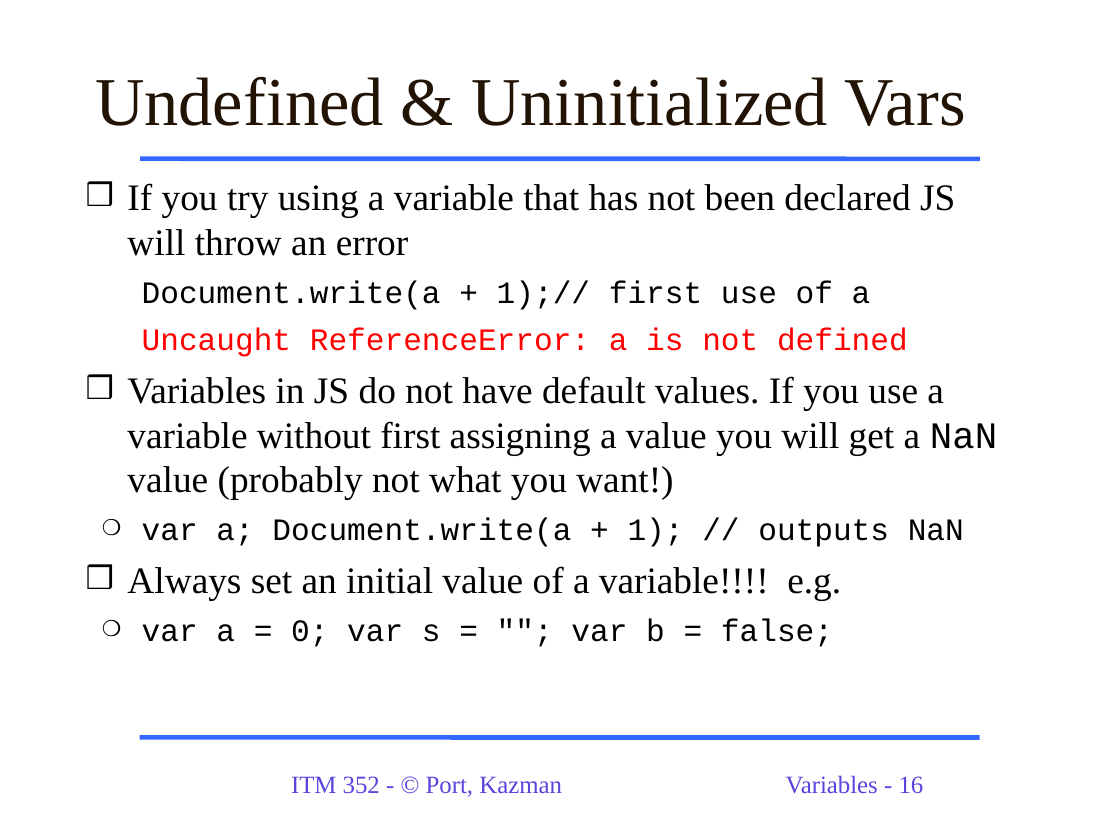
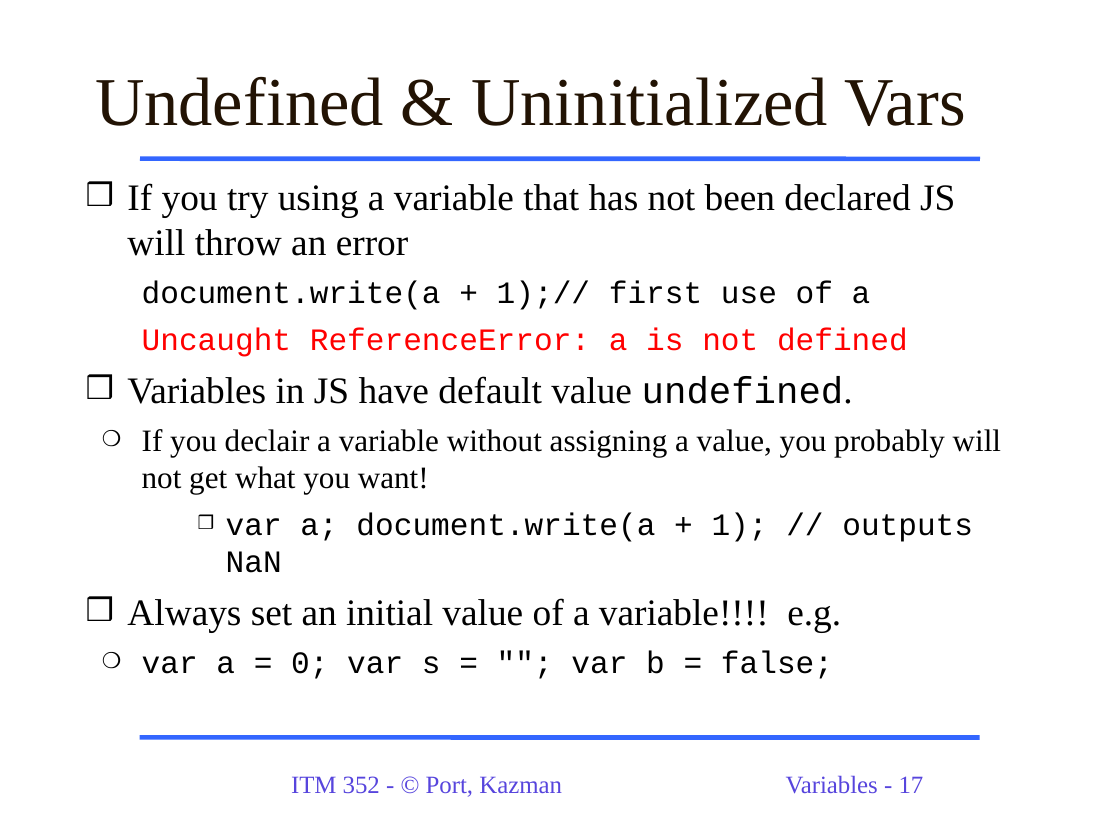
Before and after one commit to dport96/ITM352, a slide deck: slide 17 of morea/050.variables_data_types/ITM352_data_types_variables.ppt (slide 16 before the commit). Drawn at 1120x840 pixels with LibreOffice and Linux fonts; fonts in the diff are those of the drawing. Boxes give left, top, right and bottom in pixels: in the first picture for what was removed or moved away, otherwise in the second. Text is boxed around its words. In the diff, an @@ line names an element or a change of style, - is before the commit and + after.

```diff
--- a/morea/050.variables_data_types/ITM352_data_types_variables.ppt
+++ b/morea/050.variables_data_types/ITM352_data_types_variables.ppt
@@ text at (142, 281, 871, 310): text changed @@
-  Document.write(a + 1);// first use of a
+  document.write(a + 1);// first use of a
@@ text at (127, 376, 1001, 573): text changed; size 24 to 20 pt @@
-❒ Variables in JS do not have default values. If you use a variable without first assigning a value you will get a NaN value (probably not what you want!)
-  ❍ var a; Document.write(a + 1); // outputs NaN
+❒ Variables in JS have default value undefined.
+  ❍ If you declair a variable without assigning a value, you probably will not get what you want!
+    ❒ var a; document.write(a + 1); // outputs NaN
@@ page number at (786, 775, 924, 794): text changed @@
-Variables - 16
+Variables - 17
```
Also in this commit, not shown: 2 other slides changed, 2 slides added.
